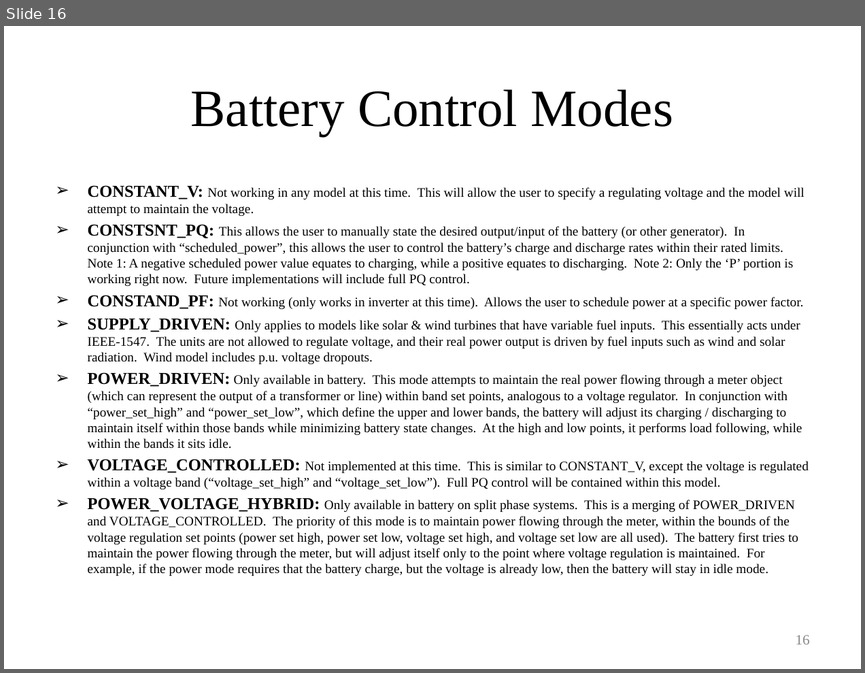
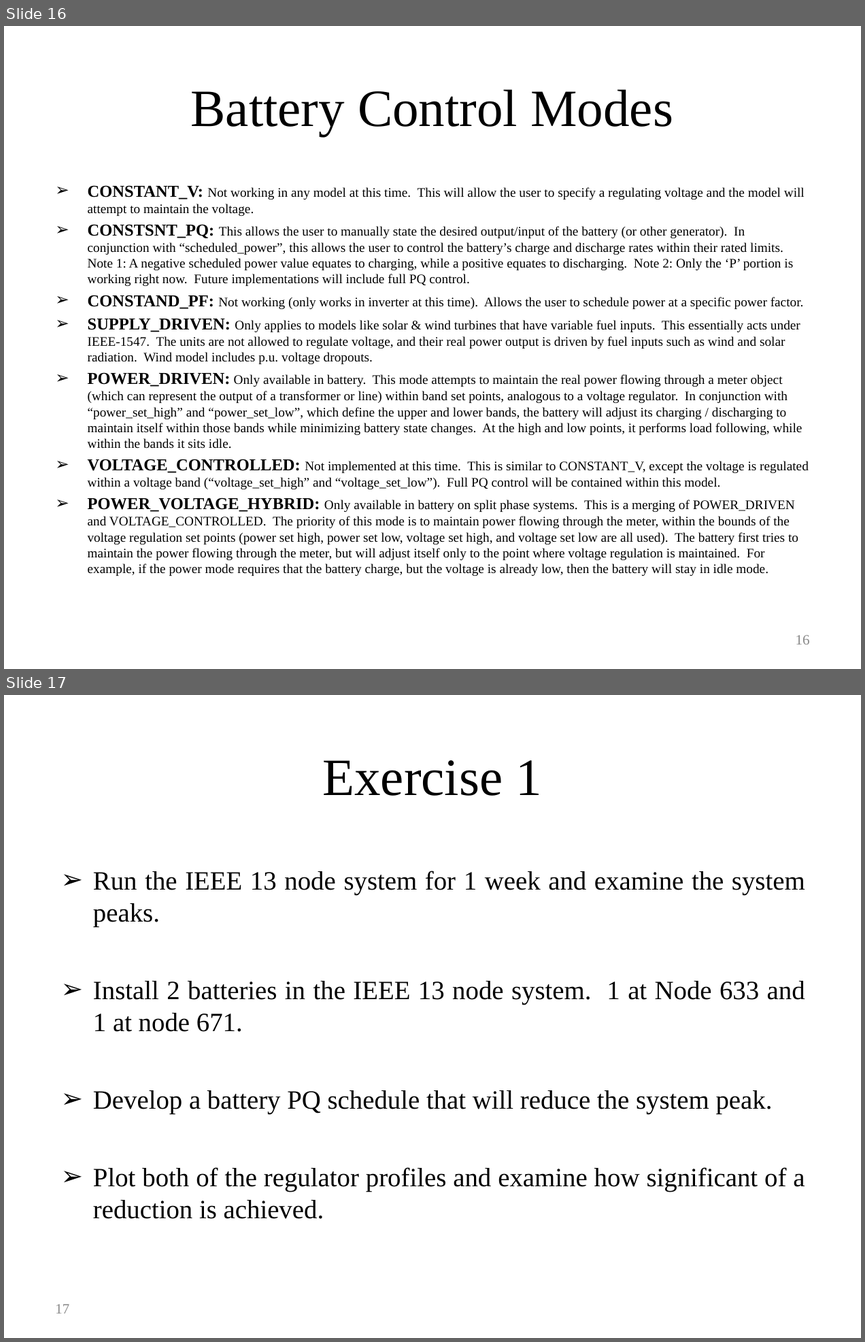
Before and after one commit to gridlab-d/course, a slide deck: Distribution_Analysis_Course/4.0 - Energy_Storage_and_PHEVs.ppt. Shown one above the other, each under a label of ours: slide 16 before the commit, slides 16 and 17 after it. The pictures are 865x673 and 865x1342 pixels, drawn with LibreOffice and Linux fonts; fonts in the diff are those of the drawing. Boxes give left, top, right and bottom in pixels: in the first picture for what was removed or moved away, otherwise in the second. Text is boxed around its words. In the diff, an @@ line names an element or a change of style, - is before the commit and + after.

```diff
--- a/Distribution_Analysis_Course/4.0 - Energy_Storage_and_PHEVs.ppt
+++ b/Distribution_Analysis_Course/4.0 - Energy_Storage_and_PHEVs.ppt
@@ slide 17 added at <box>4,695,861,1338</box>, background #FFFFFF @@
@@ title added at <box>322,760,542,796</box>, 44 pt, text #000000 @@
+Exercise 1
@@ text added at <box>93,870,805,1219</box>, 22.2 pt, text #000000 @@
+➢ Run the IEEE 13 node system for 1 week and examine the system peaks.
+➢ Install 2 batteries in the IEEE 13 node system. 1 at Node 633 and 1 at node 671.
+➢ Develop a battery PQ schedule that will reduce the system peak.
+➢ Plot both of the regulator profiles and examine how significant of a reduction is achieved.
@@ page number added at <box>55,1304,69,1313</box>, 12 pt, text #898989 @@
+17
```
Also in this commit, not shown: 1 slide changed, 3 other slides added, 3 slides removed.
